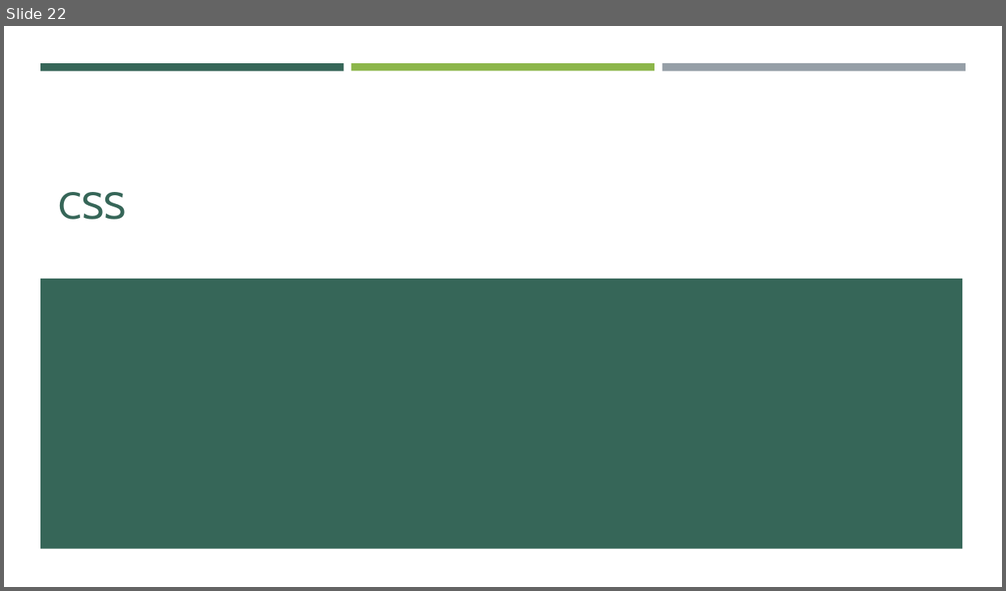
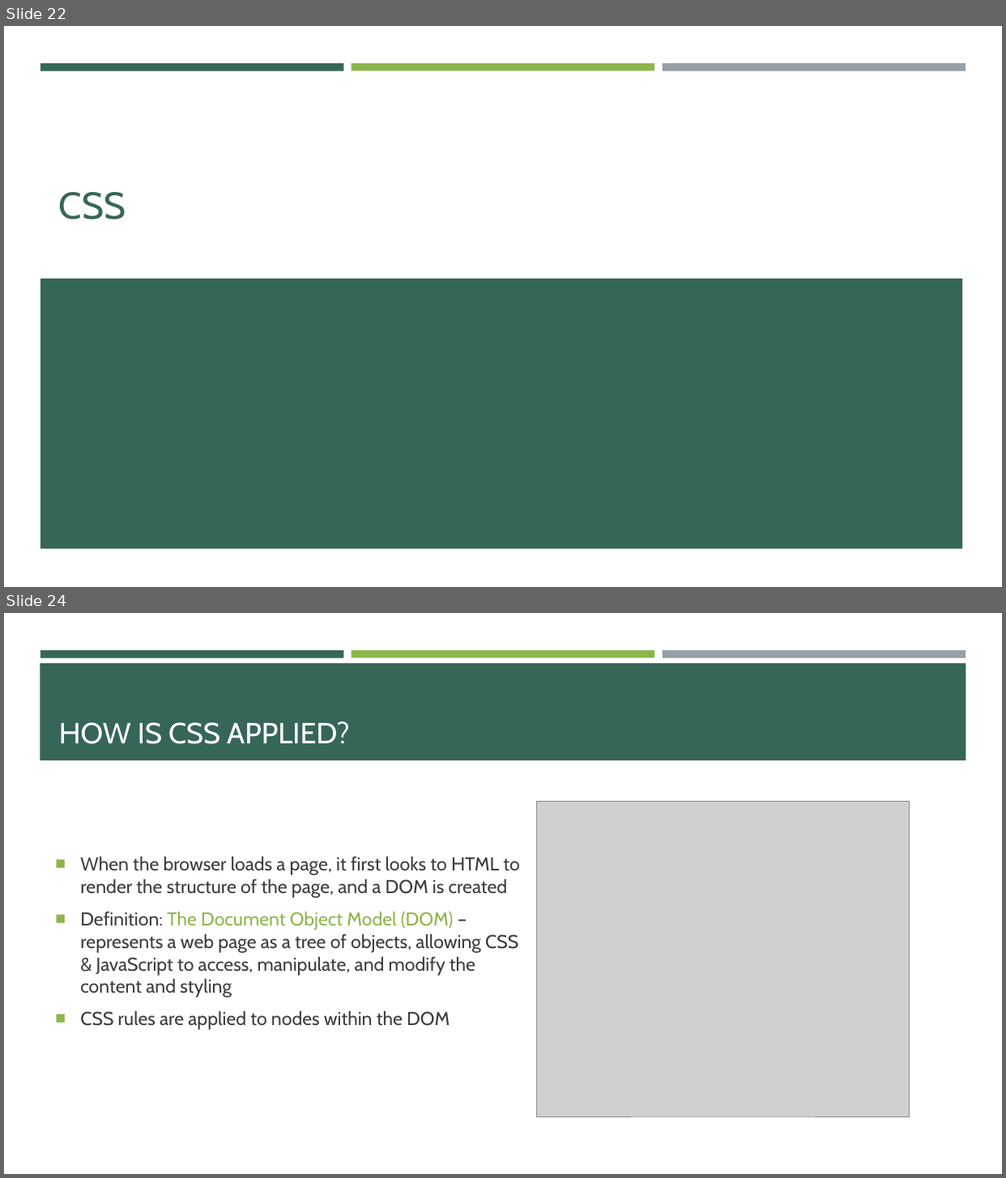
Before and after one commit to e-m-wilson/SNOW, a slide deck: Week_1/003-HTML_&_CSS/HTML-CSS.pptx. Shown one above the other, each under a label of ours: slide 22 before the commit, slides 22 and 24 after it; the slides between them are not shown. The pictures are 1006x591 and 1006x1178 pixels, drawn with LibreOffice and Linux fonts; fonts in the diff are those of the drawing; grey boxes stand for pictures. Boxes give left, top, right and bottom in pixels: in the first picture for what was removed or moved away, otherwise in the second. Text is boxed around its words. In the diff, an @@ line names an element or a change of style, - is before the commit and + after.

```diff
--- a/Week_1/003-HTML_&_CSS/HTML-CSS.pptx
+++ b/Week_1/003-HTML_&_CSS/HTML-CSS.pptx
@@ slide 24 added at (4, 613, 1002, 1174), background #FFFFFF; not listed: 3 template elements that a slide beside it also shows @@
@@ rectangle added at (40, 663, 966, 760), fill #366658 @@
@@ title added at (59, 722, 349, 744), 28 pt, text #FFFFFF @@
+HOW IS CSS APPLIED?
@@ picture added at (536, 802, 909, 1117) @@
@@ text added at (80, 856, 519, 1030), 18 pt, text #3D3D3D @@
+■ When the browser loads a page, it first looks to HTML to render the structure of the page, and a DOM is created
+■ Definition: The Document Object Model (DOM) – represents a web page as a tree of objects, allowing CSS & JavaScript to access, manipulate, and modify the content and styling
+■ CSS rules are applied to nodes within the DOM
```
Also in this commit, not shown: 20 other slides added, 1 other file.
